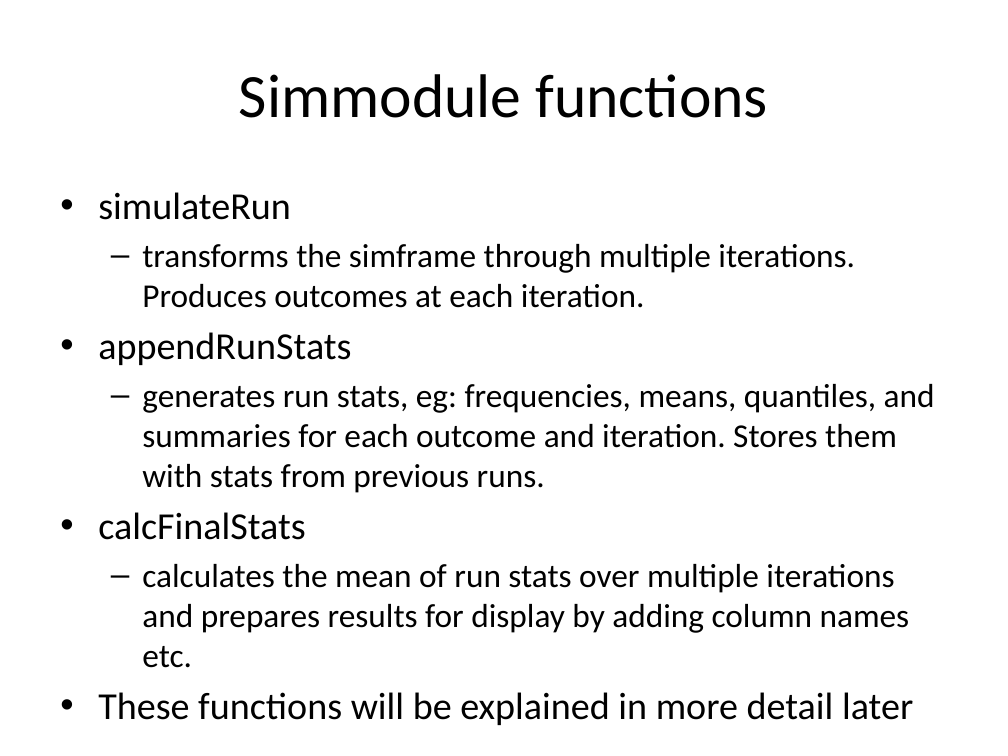
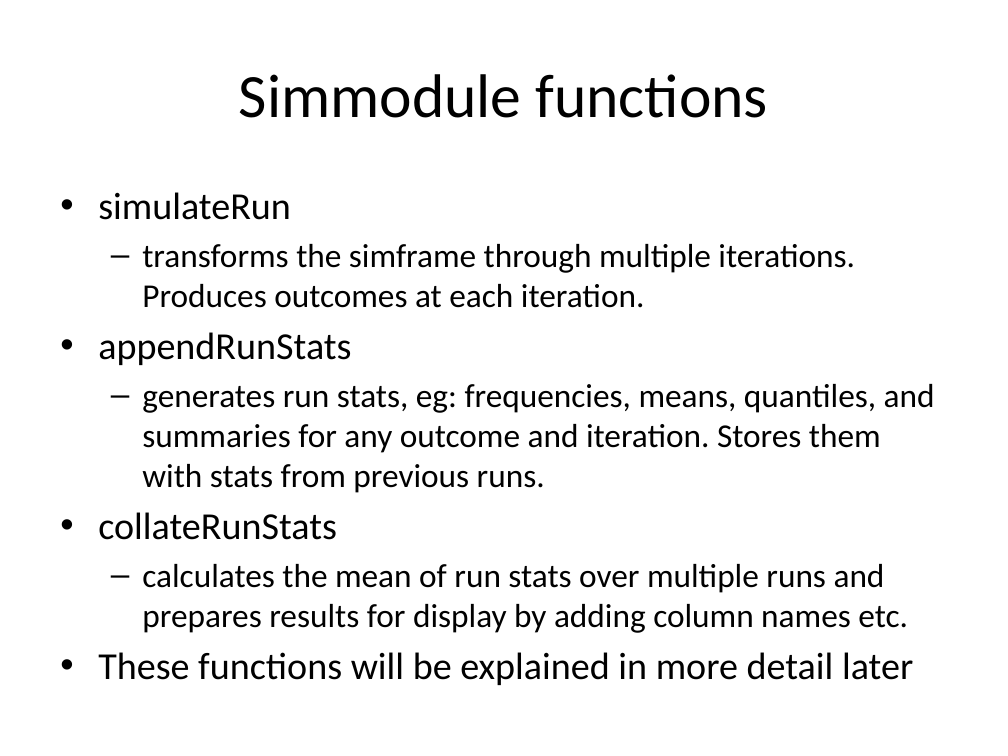
Before and after one commit to compassresearchcentre/simario, a slide deck: slide 13 of src/docs/Simar overview.pptx. Drawn at 1008x756 pixels with LibreOffice and Linux fonts; fonts in the diff are those of the drawing. Boxes give left, top, right and bottom in pixels: in the first picture for what was removed or moved away, otherwise in the second. Text is boxed around its words. In the diff, an @@ line names an element or a change of style, - is before the commit and + after.

Commit message:
renamed runs -> runstats
renamed runs -> runstats, runs.averaged ->
runstats.collated, calcFinalResult -> collateRunStats

```diff
--- a/src/docs/Simar overview.pptx
+++ b/src/docs/Simar overview.pptx
@@ text at [98,384,935,633]: text changed @@
-  – generates run stats, eg: frequencies, means, quantiles, and summaries for each outcome and iteration. Stores them with stats from previous runs.
-• calcFinalStats
-  – calculates the mean of run stats over multiple iterations and prepares results for display by adding column names etc.
+  – generates run stats, eg: frequencies, means, quantiles, and summaries for any outcome and iteration. Stores them with stats from previous runs.
+• collateRunStats
+  – calculates the mean of run stats over multiple runs and prepares results for display by adding column names etc.
```
Also in this commit, not shown: 5 other slides changed, 11 other files.
